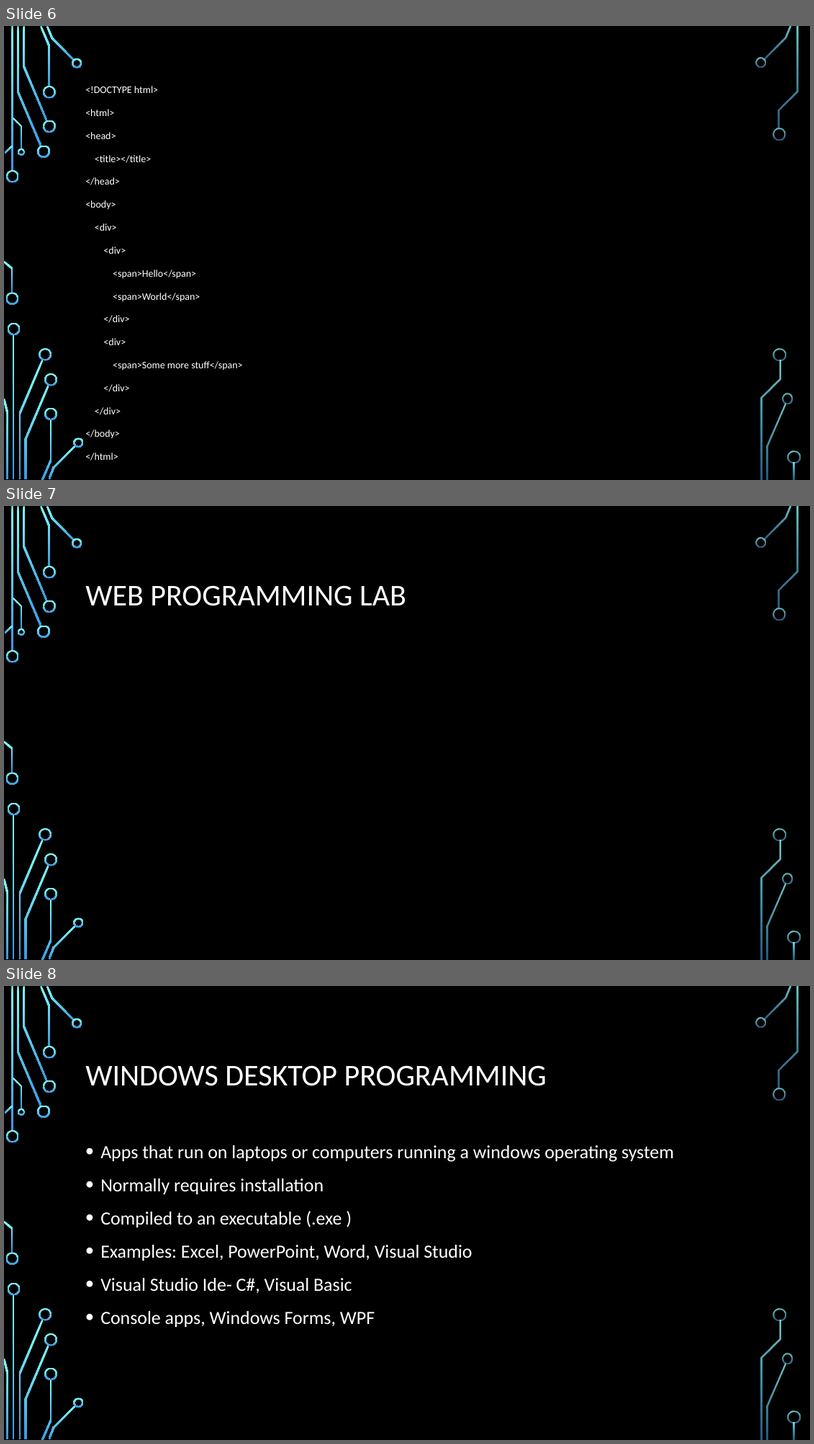
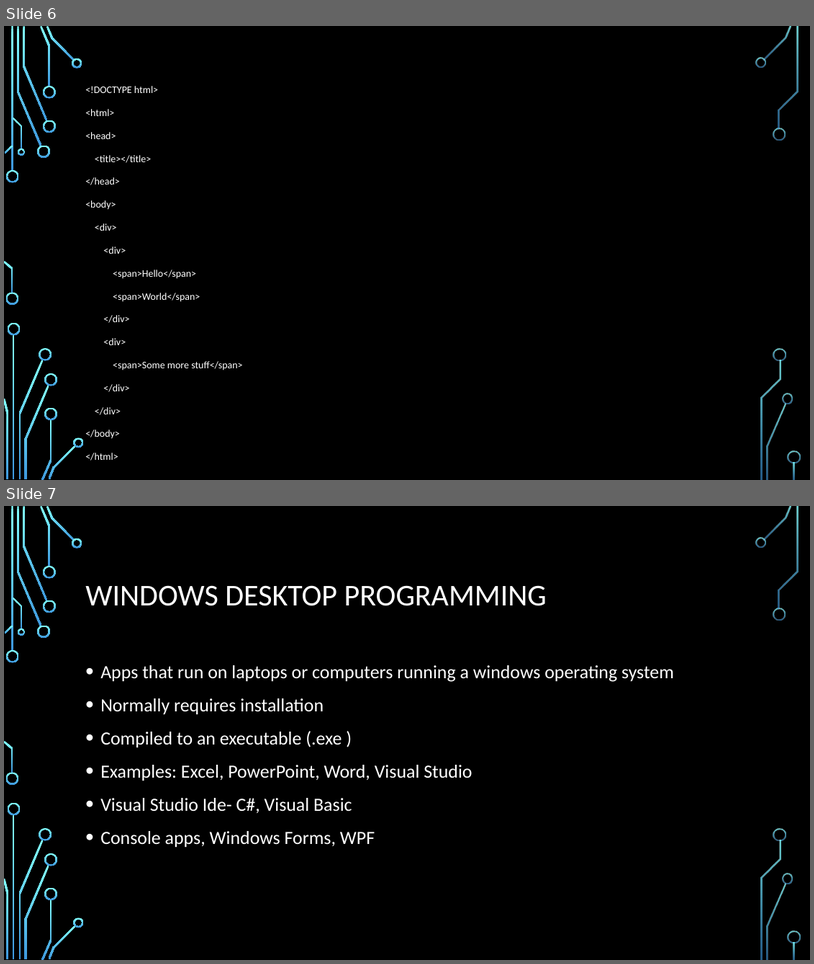
Before and after one commit to daviddcbud/TrainingApp, a slide deck: WebProgramming.pptx. Shown one above the other, each under a label of ours: slides 6, 7 and 8 before the commit, slides 6 and 7 after it. The pictures are 814x1444 and 814x964 pixels, drawn with LibreOffice and Linux fonts; fonts in the diff are those of the drawing; background and template pictures are left out. Boxes give left, top, right and bottom in pixels: in the first picture for what was removed or moved away, otherwise in the second. Text is boxed around its words. In the diff, an @@ line names an element or a change of style, - is before the commit and + after.

Commit message:
changes

```diff
--- a/WebProgramming.pptx
+++ b/WebProgramming.pptx
@@ slide 7 removed at <box>4,506,810,960</box>, background picture (left out); not listed: 36 template elements that a slide beside it also shows @@
@@ title removed at <box>85,585,406,606</box> @@
-WEB PROGRAMMING LAB
@@ what was slide 8 is now slide 7 @@
```
